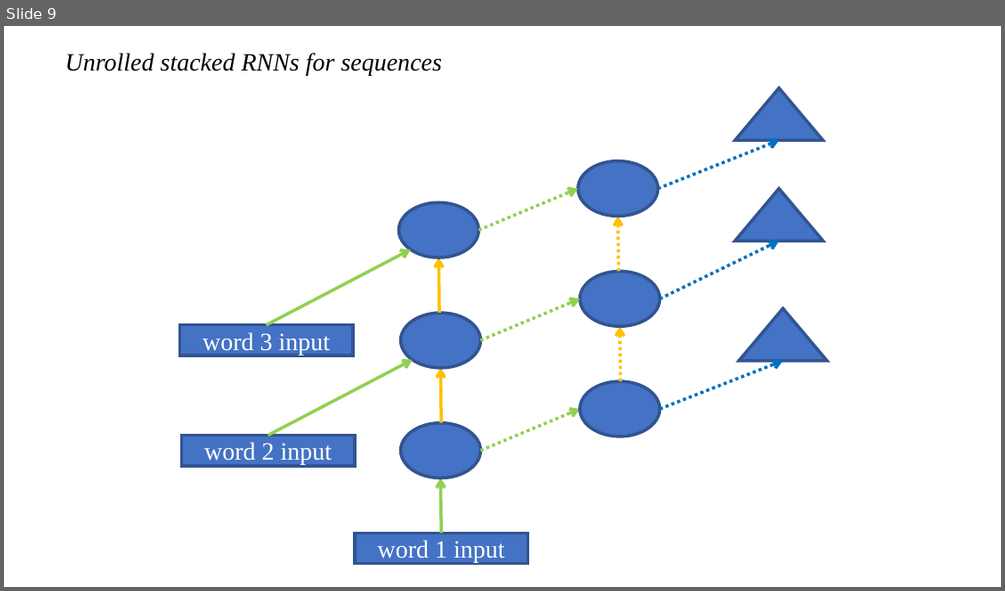
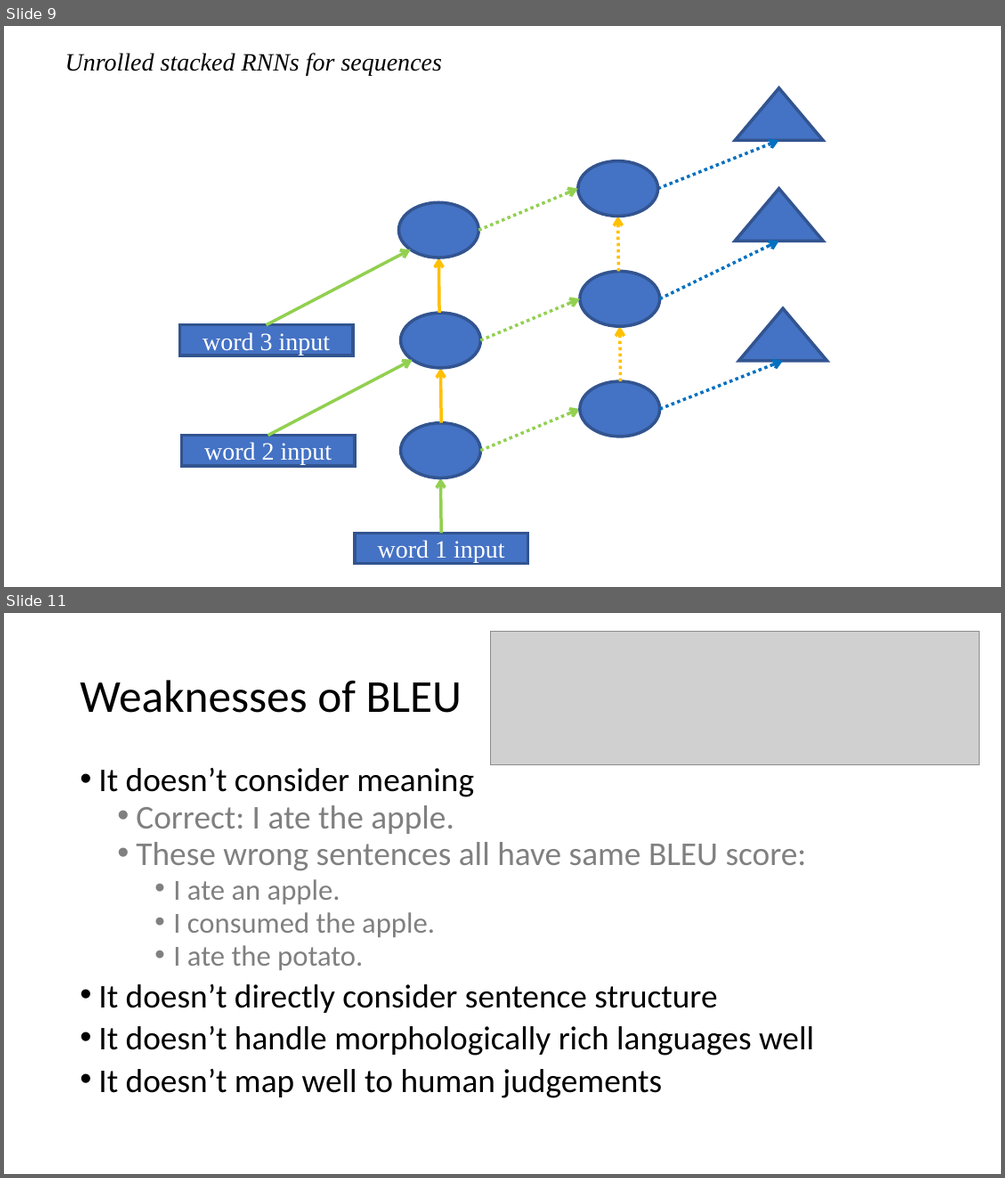
Before and after one commit to fastai/course-nlp, a slide deck: RNNs.pptx. Shown one above the other, each under a label of ours: slide 9 before the commit, slides 9 and 11 after it; the slides between them are not shown. The pictures are 1005x591 and 1005x1178 pixels, drawn with LibreOffice and Linux fonts; fonts in the diff are those of the drawing; grey boxes stand for pictures. Boxes give left, top, right and bottom in pixels: in the first picture for what was removed or moved away, otherwise in the second. Text is boxed around its words. In the diff, an @@ line names an element or a change of style, - is before the commit and + after.

```diff
--- a/RNNs.pptx
+++ b/RNNs.pptx
@@ slide 11 added at (x1=4, y1=613, x2=1001, y2=1174), background #FFFFFF @@
@@ picture added at (x1=490, y1=631, x2=979, y2=764) @@
@@ title added at (x1=80, y1=680, x2=461, y2=713), 44 pt, text #000000 @@
+Weaknesses of BLEU
@@ text added at (x1=98, y1=768, x2=814, y2=1098), 32 pt, text #000000 @@
+• It doesn’t consider meaning
+  • Correct: I ate the apple.
+  • These wrong sentences all have same BLEU score:
+    • I ate an apple.
+    • I consumed the apple.
+    • I ate the potato.
+• It doesn’t directly consider sentence structure
+• It doesn’t handle morphologically rich languages well
+• It doesn’t map well to human judgements
```
Also in this commit, not shown: 7 other slides added, 3 other files.
